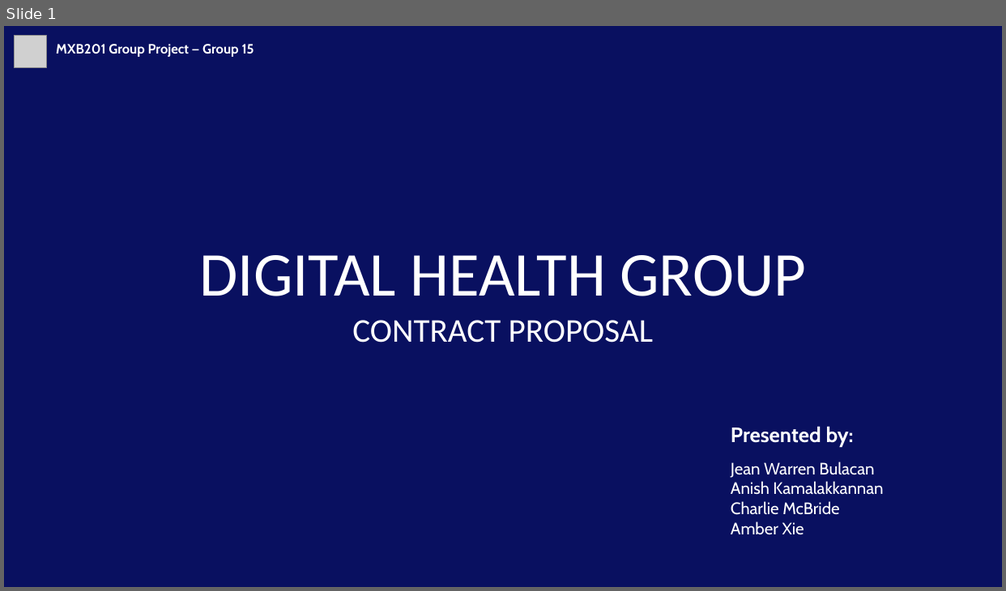
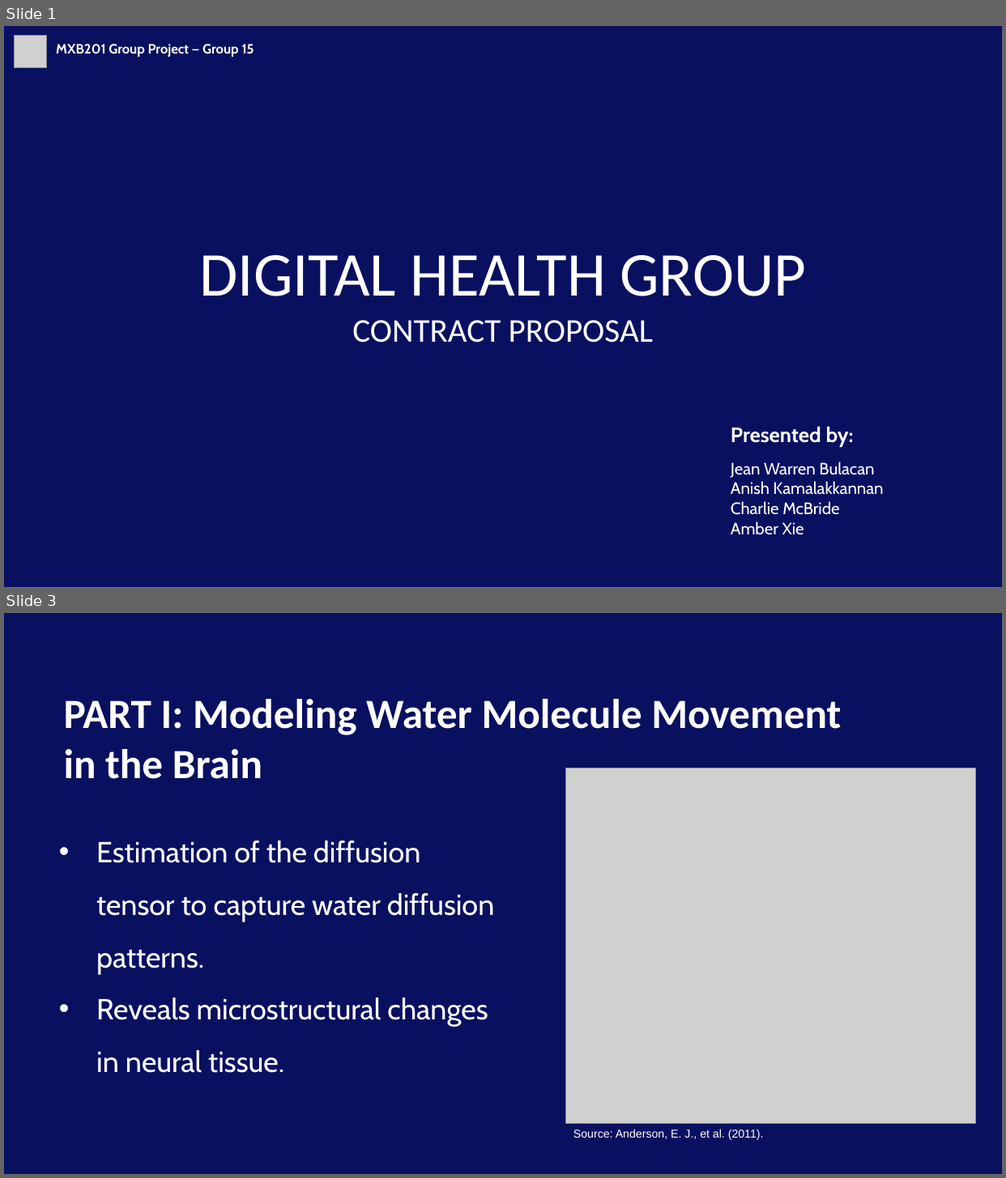
Before and after one commit to Neepa04/MXB201Group15, a slide deck: Report/Presentation.pptx. Shown one above the other, each under a label of ours: slide 1 before the commit, slides 1 and 3 after it; the slides between them are not shown. The pictures are 1006x591 and 1006x1178 pixels, drawn with LibreOffice and Linux fonts; fonts in the diff are those of the drawing; grey boxes stand for pictures; background and template pictures are left out. Boxes give left, top, right and bottom in pixels: in the first picture for what was removed or moved away, otherwise in the second. Text is boxed around its words. In the diff, an @@ line names an element or a change of style, - is before the commit and + after.

Commit message:
re-do my slides and added relevant images

```diff
--- a/Report/Presentation.pptx
+++ b/Report/Presentation.pptx
@@ slide 3 added at [4, 613, 1002, 1174], background picture (left out) @@
@@ text added at [64, 699, 841, 779], 40 pt, text #FFFFFF, bold @@
+PART I: Modeling Water Molecule Movement in the Brain
@@ picture added at [566, 769, 977, 1123] @@
@@ text added at [96, 841, 494, 1073], 28 pt, text #FFFFFF @@
+• Estimation of the diffusion tensor to capture water diffusion patterns.
+• Reveals microstructural changes in neural tissue.
@@ text added at [573, 1129, 764, 1140], 11 pt, text #FFFFFF @@
+Source: Anderson, E. J., et al. (2011).
```
Also in this commit, not shown: 2 other slides added, 2 slides removed.
